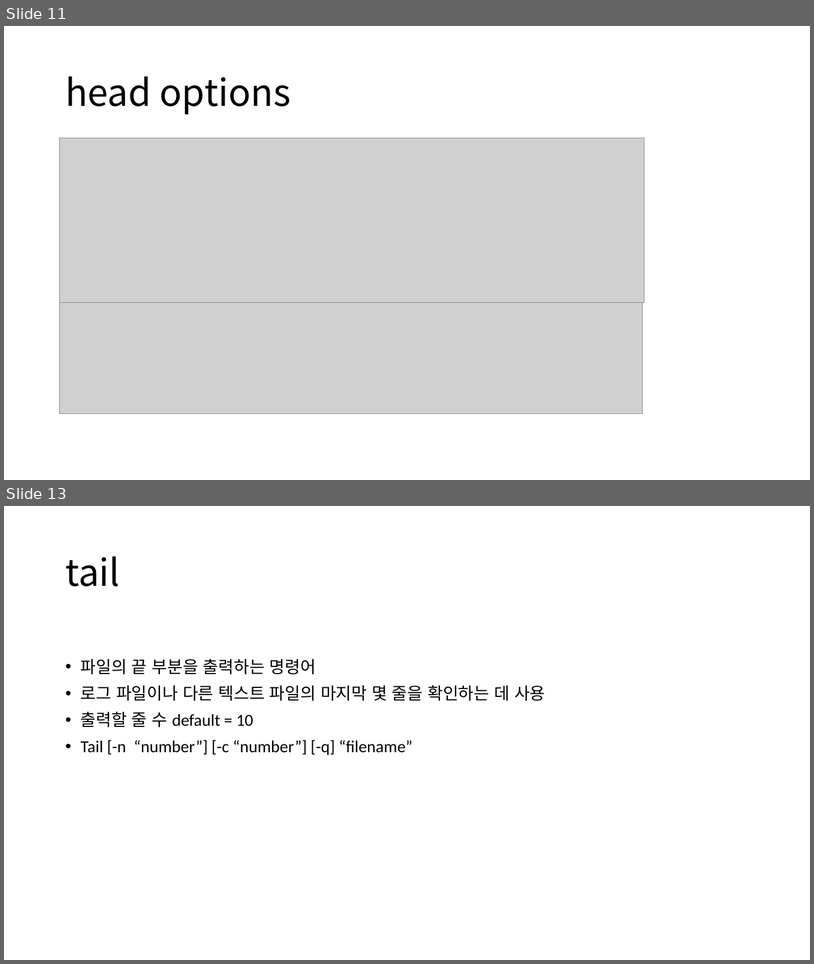
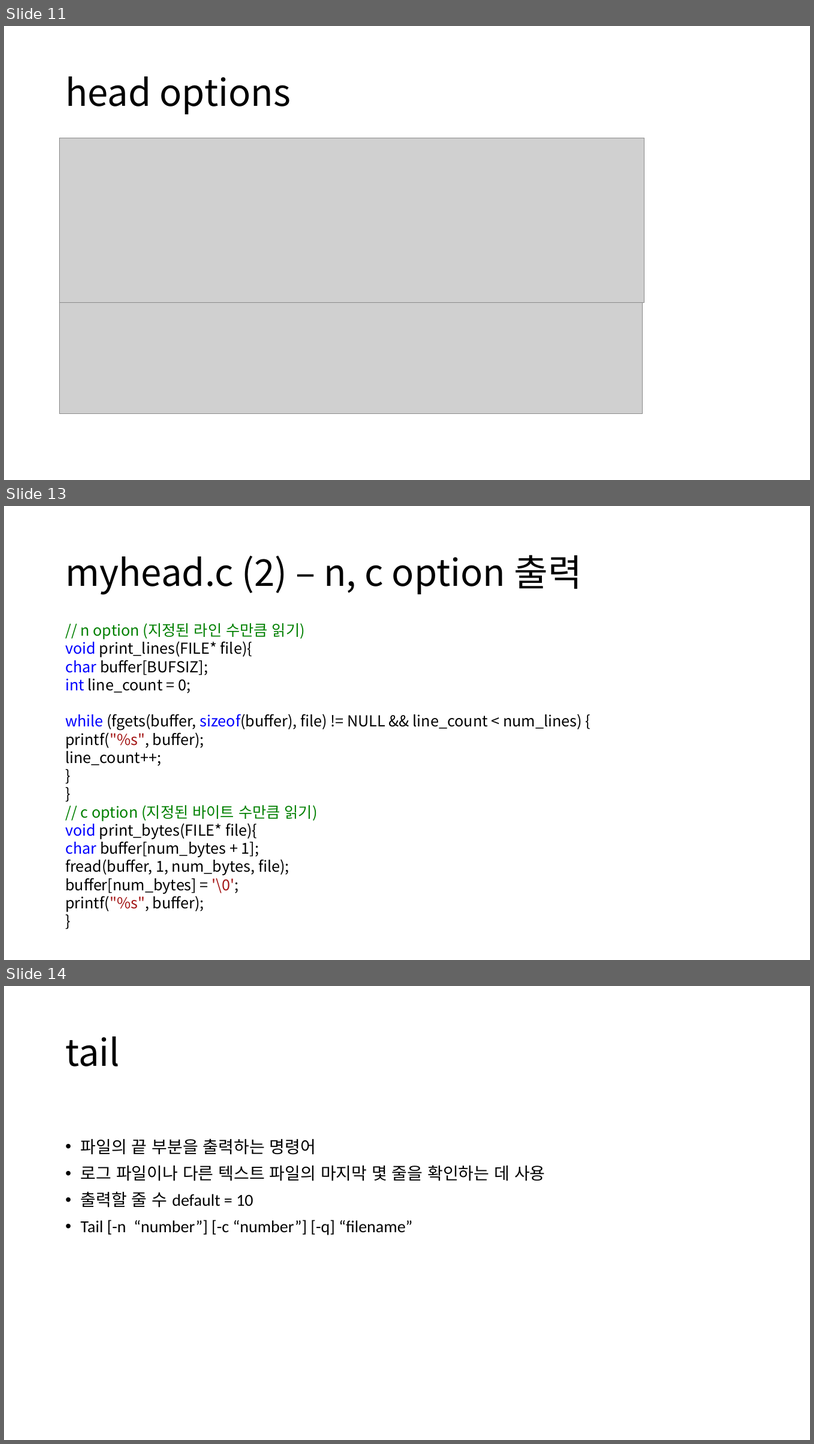
Before and after one commit to alscjf1329/SysP_3-1, a slide deck: Sys_final/SysP 기말.pptx. Shown one above the other, each under a label of ours: slides 11 and 13 before the commit, slides 11, 13 and 14 after it; the slides between them are not shown. The pictures are 814x964 and 814x1444 pixels, drawn with LibreOffice and Linux fonts; fonts in the diff are those of the drawing; grey boxes stand for pictures. Boxes give left, top, right and bottom in pixels: in the first picture for what was removed or moved away, otherwise in the second. Text is boxed around its words. In the diff, an @@ line names an element or a change of style, - is before the commit and + after.

```diff
--- a/Sys_final/SysP 기말.pptx
+++ b/Sys_final/SysP 기말.pptx
@@ slide 13 added at [4, 506, 810, 960], background #FFFFFF @@
@@ title added at [65, 555, 582, 595], 44 pt, text #000000 @@
+myhead.c (2) – n, c option 출력
@@ text added at [65, 623, 582, 912], 18 pt, text #000000 @@
+// n option (지정된 라인 수만큼 읽기)
+void print_lines(FILE* file){
+char buffer[BUFSIZ];
+int line_count = 0;
+while (fgets(buffer, sizeof(buffer), file) != NULL && line_count < num_lines) {
+printf("%s", buffer);
+line_count++;
+}
+}
+// c option (지정된 바이트 수만큼 읽기)
+void print_bytes(FILE* file){
+char buffer[num_bytes + 1];
+fread(buffer, 1, num_bytes, file);
+buffer[num_bytes] = '\0';
+printf("%s", buffer);
+}
@@ what was slide 13 is now slide 14 @@
```
Also in this commit, not shown: 1 slide changed, 2 other slides added, 2 slides removed.
